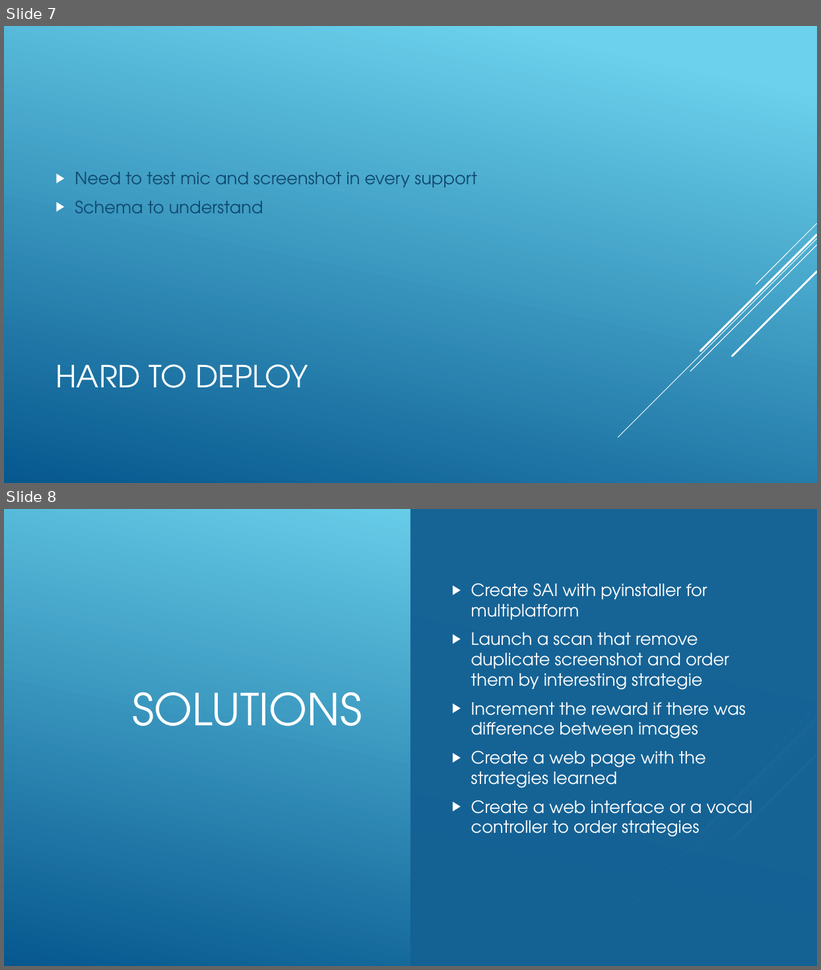
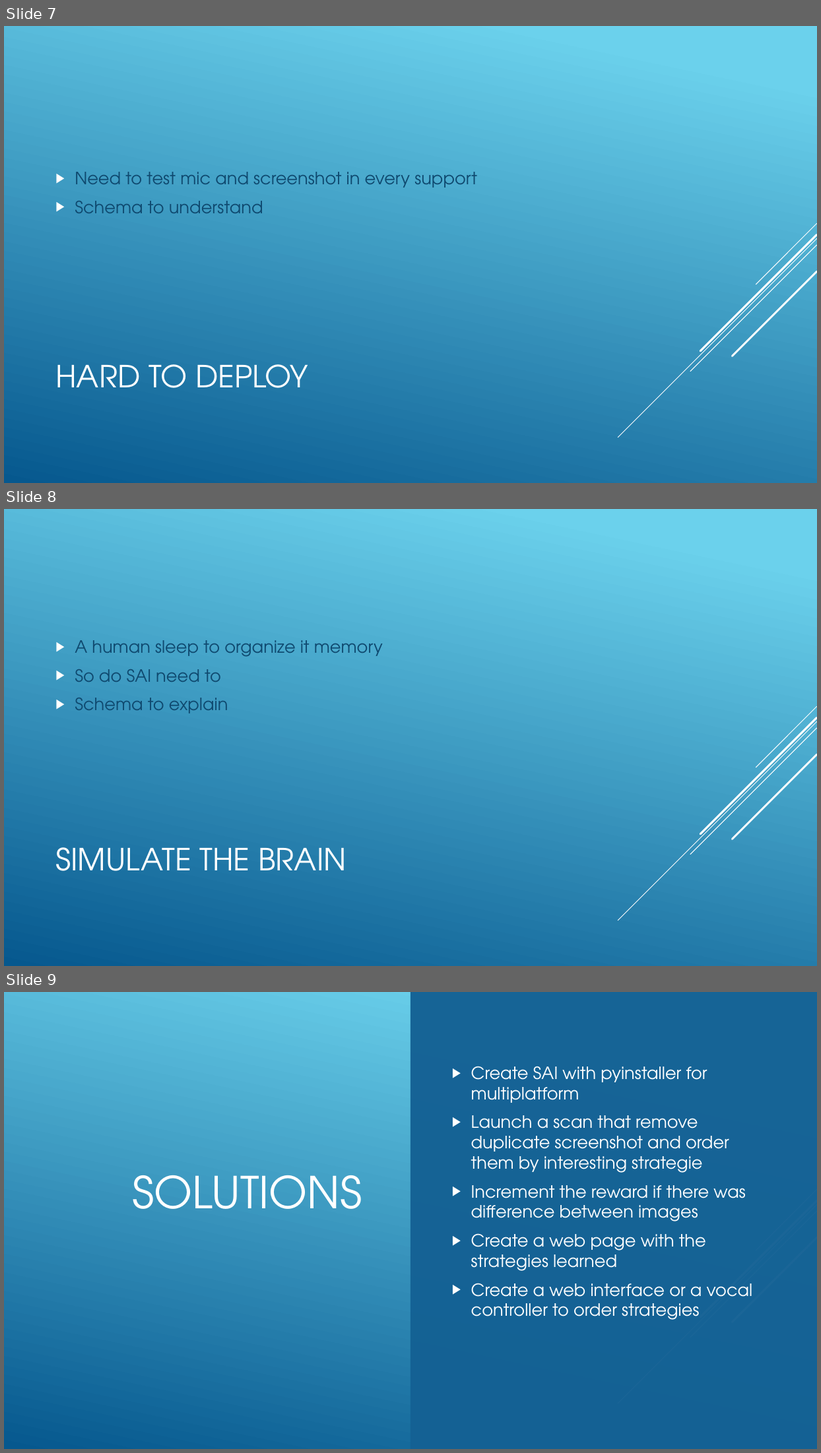
Before and after one commit to jnguyen1192/SIA, a slide deck: SAI_presentation.pptx. Shown one above the other, each under a label of ours: slides 7 and 8 before the commit, slides 7, 8 and 9 after it. The pictures are 821x970 and 821x1453 pixels, drawn with LibreOffice and Linux fonts; fonts in the diff are those of the drawing. Boxes give left, top, right and bottom in pixels: in the first picture for what was removed or moved away, otherwise in the second. Text is boxed around its words. In the diff, an @@ line names an element or a change of style, - is before the commit and + after.

Commit message:
#12 Issue simulate the brain added on slides

```diff
--- a/SAI_presentation.pptx
+++ b/SAI_presentation.pptx
@@ slide 8 added at bbox=[4, 509, 817, 966], background gradient #6ED2EB to #06588E; not listed: 5 template elements that a slide beside it also shows @@
@@ text added at bbox=[75, 640, 383, 714], 20 pt, text #0F496F @@
+▶ A human sleep to organize it memory
+▶ So do SAI need to
+▶ Schema to explain
@@ title added at bbox=[55, 848, 346, 871], 36 pt, text #FFFFFF @@
+SIMULATE THE BRAIN
@@ what was slide 8 is now slide 9 @@
```
